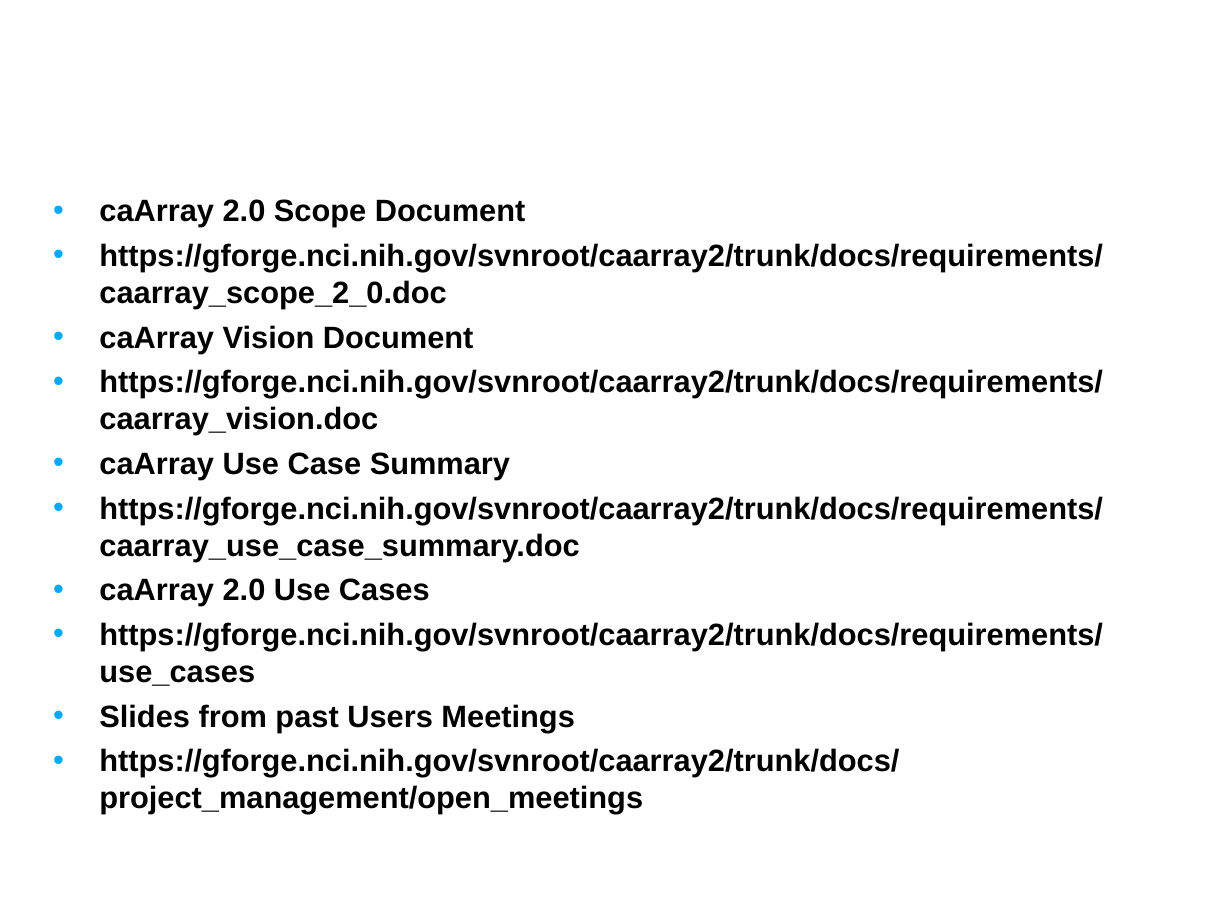
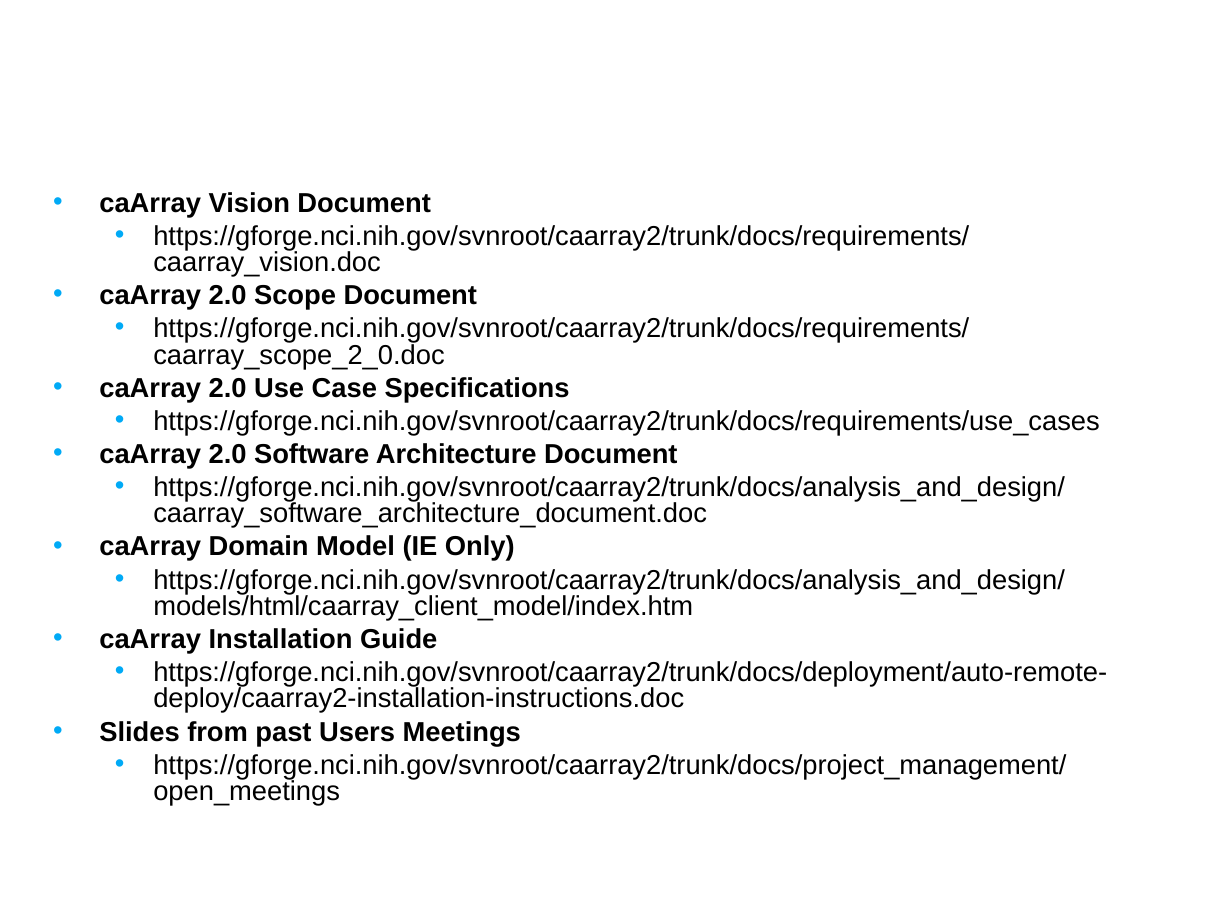
Before and after one commit to NCIP/caarray-docs, a slide deck: slide 10 of project_management/open_meetings/caArray User Community Meeting Nov28.ppt (slide 9 before the commit). Drawn at 1232x924 pixels with LibreOffice and Linux fonts; fonts in the diff are those of the drawing; background and template pictures are left out. Boxes give left, top, right and bottom in pixels: in the first picture for what was removed or moved away, otherwise in the second. Text is boxed around its words. In the diff, an @@ line names an element or a change of style, - is before the commit and + after.

```diff
--- a/project_management/open_meetings/caArray User Community Meeting Nov28.ppt
+++ b/project_management/open_meetings/caArray User Community Meeting Nov28.ppt
@@ text at [99, 192, 969, 277]: paragraphs added @@
+• caArray Vision Document
+  • https://gforge.nci.nih.gov/svnroot/caarray2/trunk/docs/requirements/caarray_vision.doc
@@ text at [99, 285, 1100, 806]: size 18 to 16 pt in "caArray 2.0 Scope Document", "https://gforge.nci.nih.gov/svnroot/caarray2/trunk/docs/requi ...", "https://gforge.nci.nih.gov/svnroot/caarray2/trunk/docs/requi ...", "Slides from past Users Meetings" and 1 more places; bold off in "https://gforge.nci.nih.gov/svnroot/caarray2/trunk/docs/requi ...", "https://gforge.nci.nih.gov/svnroot/caarray2/trunk/docs/requi ...", "https://gforge.nci.nih.gov/svnroot/caarray2/trunk/docs/proje ..."; line spacing 1 to 0.8; list level 1 to 2 in "https://gforge.nci.nih.gov/svnroot/caarray2/trunk/docs/requi ..."; list level 1 to 2 in "https://gforge.nci.nih.gov/svnroot/caarray2/trunk/docs/proje ..." @@
@@ text at [99, 377, 570, 402]: text changed; size 18 to 16 pt @@
-• caArray Vision Document
-• https://gforge.nci.nih.gov/svnroot/caarray2/trunk/docs/requirements/caarray_vision.doc
-• caArray Use Case Summary
-• https://gforge.nci.nih.gov/svnroot/caarray2/trunk/docs/requirements/caarray_use_case_summary.doc
-• caArray 2.0 Use Cases
+• caArray 2.0 Use Case Specifications
@@ text at [99, 443, 1107, 713]: paragraphs added @@
+• caArray 2.0 Software Architecture Document
+  • https://gforge.nci.nih.gov/svnroot/caarray2/trunk/docs/analysis_and_design/caarray_software_architecture_document.doc
+• caArray Domain Model (IE Only)
+  • https://gforge.nci.nih.gov/svnroot/caarray2/trunk/docs/analysis_and_design/models/html/caarray_client_model/index.htm
+• caArray Installation Guide
+  • https://gforge.nci.nih.gov/svnroot/caarray2/trunk/docs/deployment/auto-remote-deploy/caarray2-installation-instructions.doc
```
Also in this commit, not shown: 4 other slides changed, 2 slides added, 1 slide removed.
